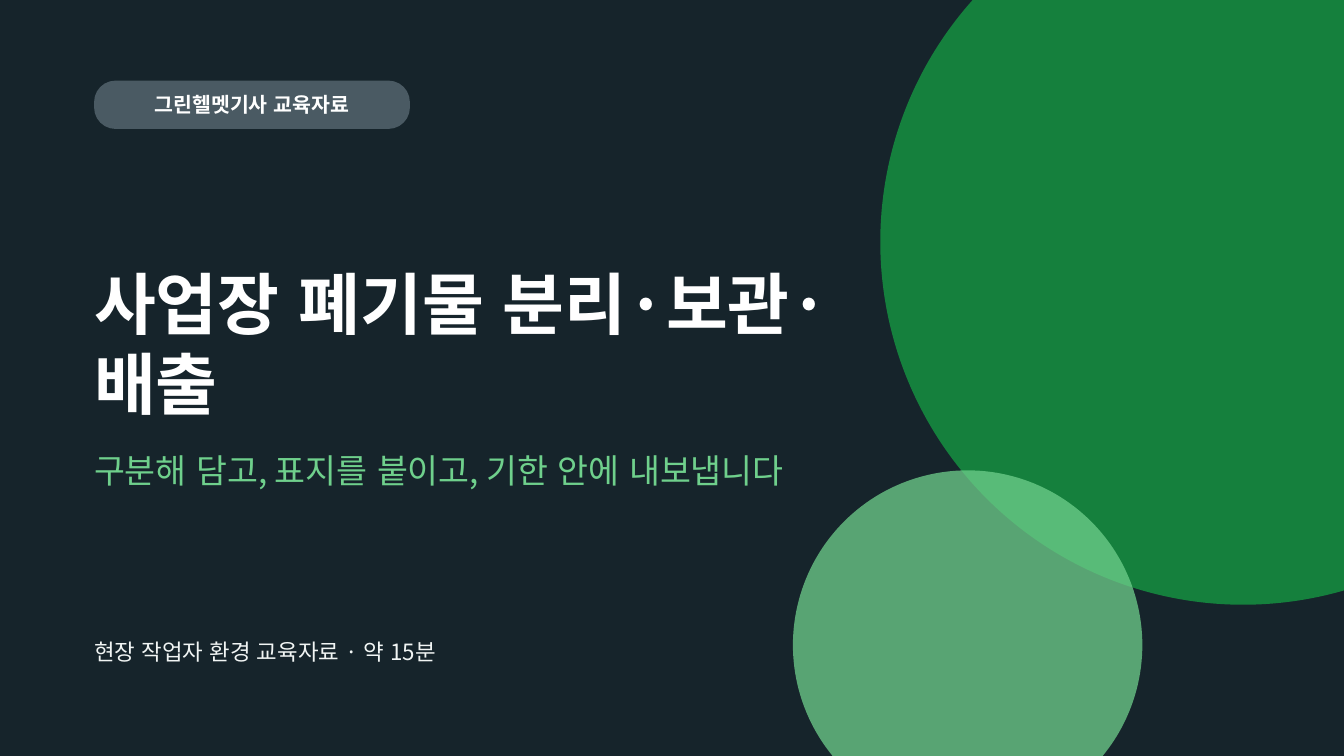
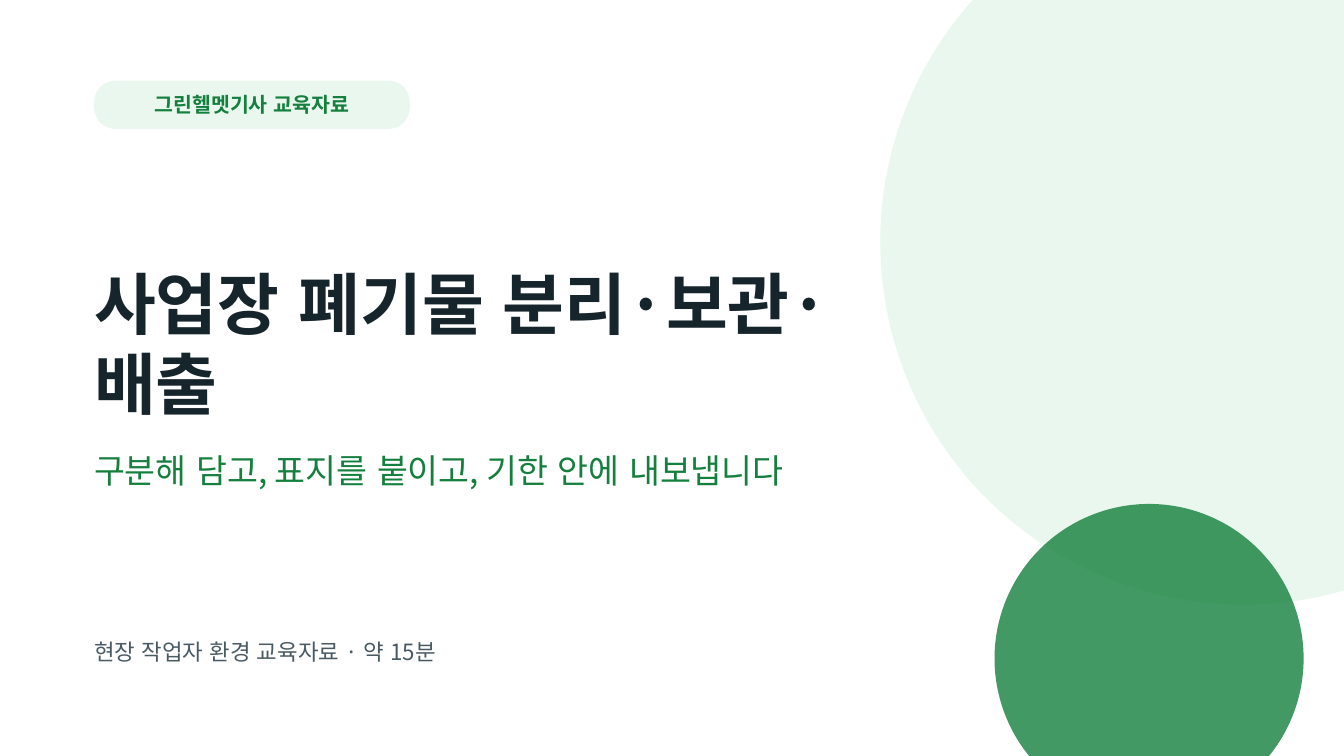
Before and after one commit to edward40-code/greenhelmet, a slide deck: slide 1 of public/library/edu-waste-handling.pptx. Drawn at 1344x756 pixels with LibreOffice and Linux fonts; fonts in the diff are those of the drawing. Boxes give left, top, right and bottom in pixels: in the first picture for what was removed or moved away, otherwise in the second. Text is boxed around its words. In the diff, an @@ line names an element or a change of style, - is before the commit and + after.

```diff
--- a/public/library/edu-waste-handling.pptx
+++ b/public/library/edu-waste-handling.pptx
@@ background #16242B to #FFFFFF @@
@@ ellipse at [880, 0, 1344, 605]: fill #15803D to #E9F7EE @@
@@ rounded rectangle "그린헬멧기사 교육자료" at [94, 81, 410, 129]: text colour #FFFFFF to #15803D; fill #4A5A63 to #E9F7EE @@
@@ title "사업장 폐기물 분리·보관·배출" at [94, 272, 830, 415]: text colour #FFFFFF to #16242B @@
@@ text "구분해 담고, 표지를 붙이고, 기한 ..." at [94, 455, 784, 489]: text colour #6FD08C to #15803D @@
@@ ellipse: place and size @@
-ellipse at [793, 470, 1142, 756]
+ellipse at [995, 504, 1304, 756]
@@ ellipse at [995, 504, 1304, 756]: fill #6FD08C at 75% opacity to #15803D at 80% opacity @@
@@ text "현장 작업자 환경 교육자료 · ..." at [94, 641, 435, 662]: text colour #F1F5F4 to #4A5A63 @@
```
Also in this commit, not shown: 14 other files.
